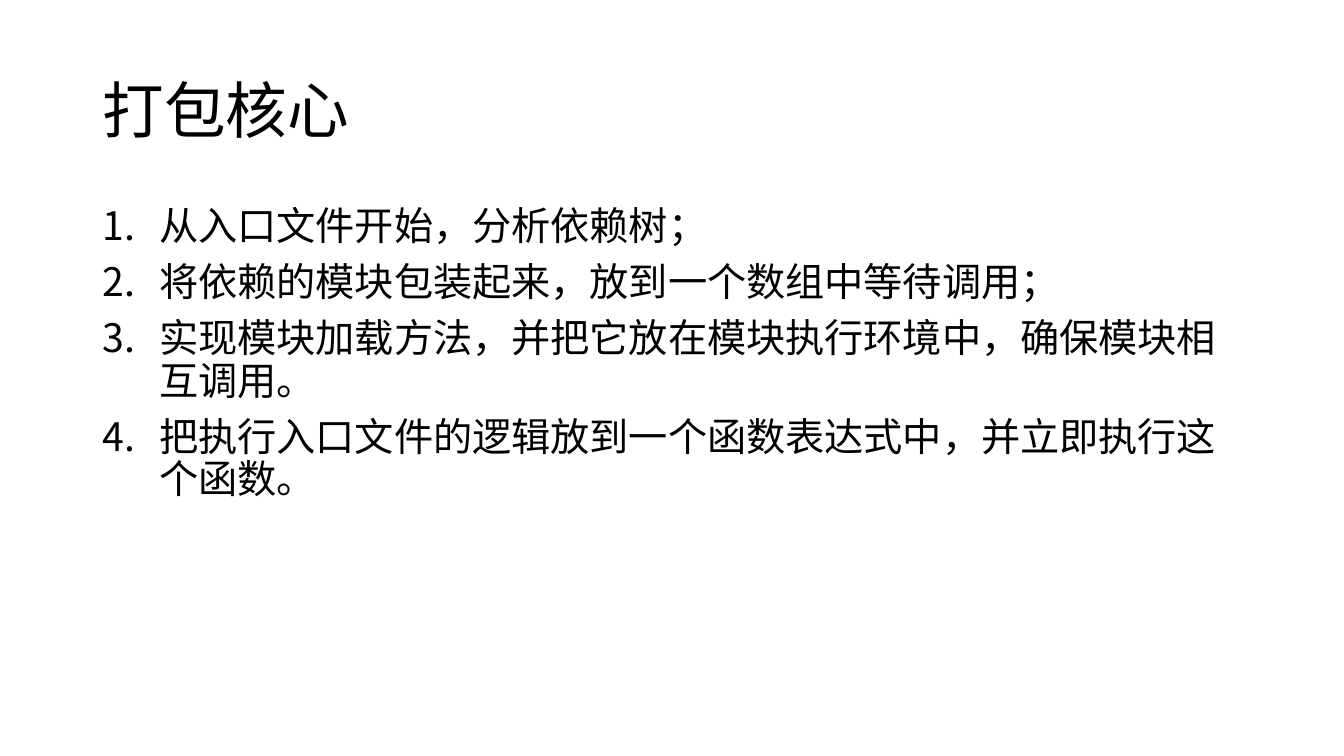
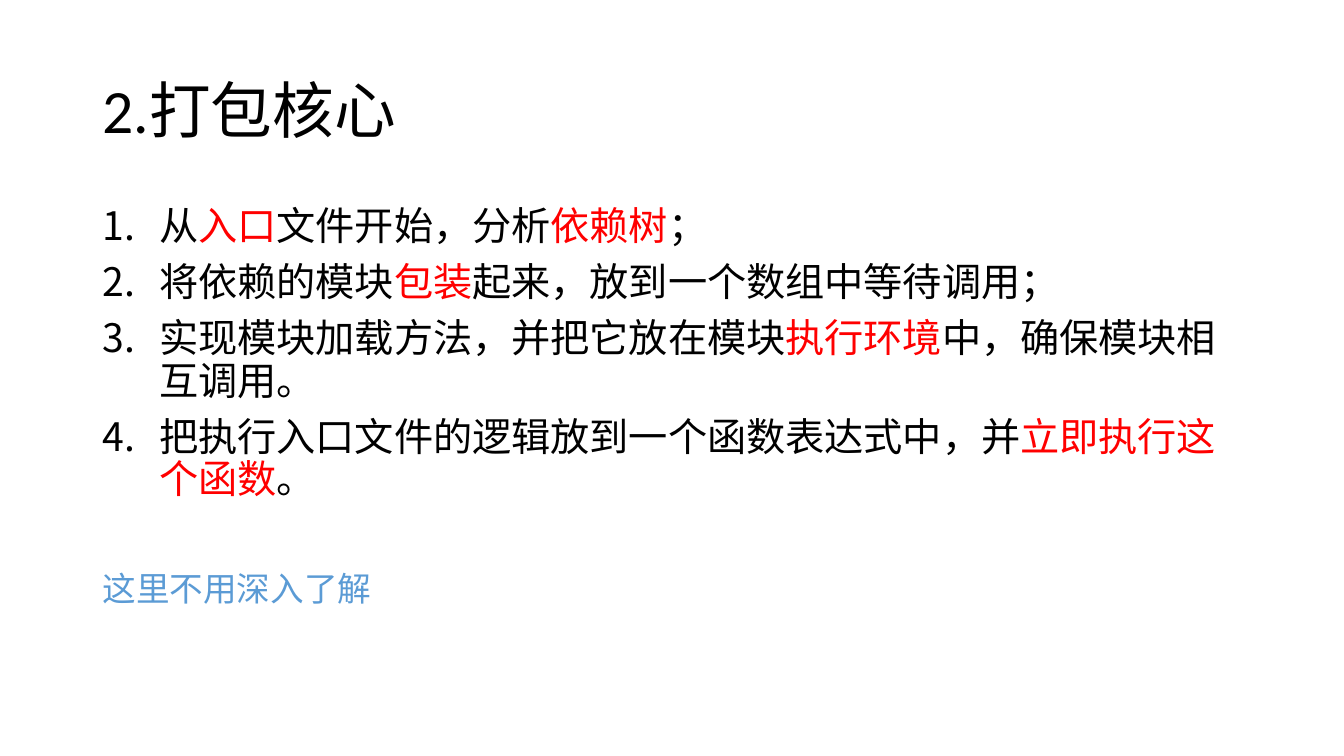
Before and after one commit to Cohen-Wang/workbench, a slide deck: slide 44 of cloud/webpack-ppt/培训 - webpack.pptx (slide 43 before the commit). Drawn at 1344x756 pixels with LibreOffice and Linux fonts; fonts in the diff are those of the drawing. Boxes give left, top, right and bottom in pixels: in the first picture for what was removed or moved away, otherwise in the second. Text is boxed around its words. In the diff, an @@ line names an element or a change of style, - is before the commit and + after.

```diff
--- a/cloud/webpack-ppt/培训 - webpack.pptx
+++ b/cloud/webpack-ppt/培训 - webpack.pptx
@@ title at (x1=102, y1=82, x2=395, y2=138): text changed @@
-打包核心
+2.打包核心
@@ text at (x1=159, y1=207, x2=1216, y2=496): text colour #000000 to #FF0000 in "从入口文件开始，分析依赖树；", "将依赖的模块包装起来，放到一个数组中等待调用；", "实现模块加载方法，并把它放在模块执行环境中，确保模块相互调用。", "把执行入口文件的逻辑放到一个函数表达式中，并立即执行这个函数。" @@
@@ text at (x1=102, y1=572, x2=371, y2=604): paragraph added @@
+这里不用深入了解
```
Also in this commit, not shown: 13 other slides changed, 9 slides added, 1 slide removed, 2 other files.
